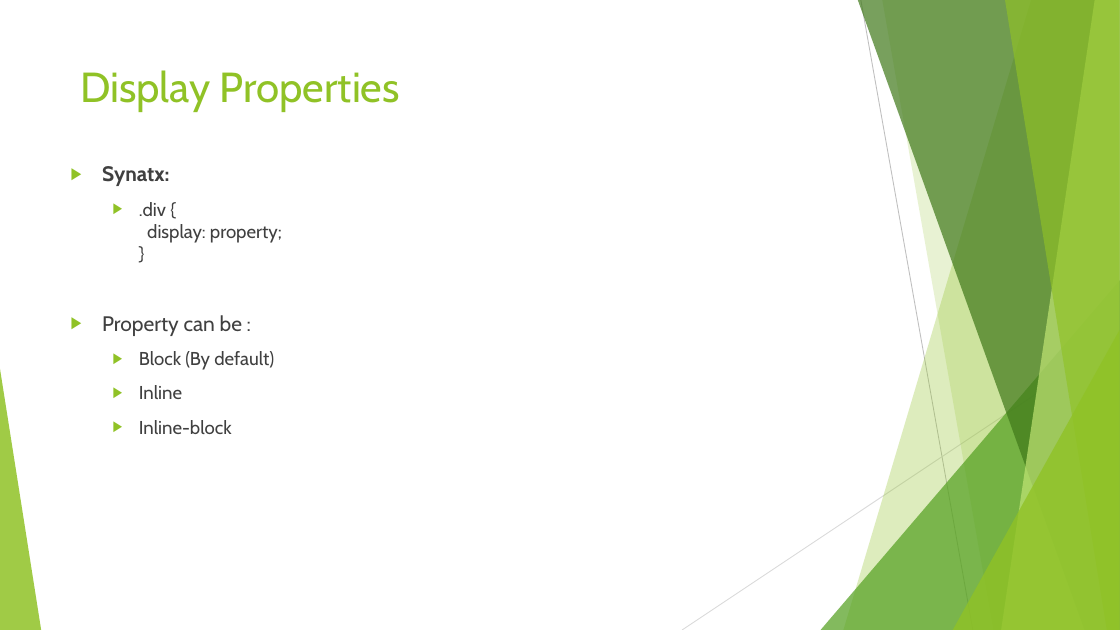
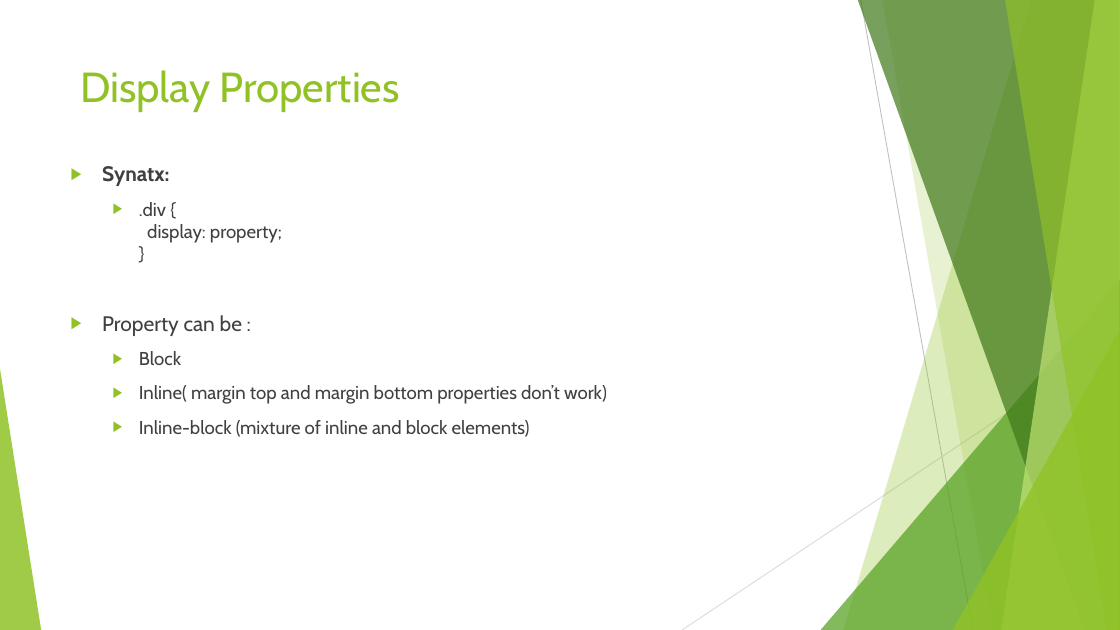
Before and after one commit to Amritpal2001/Day2_CSS, a slide deck: slide 4 of css.pptx. Drawn at 1120x630 pixels with LibreOffice and Linux fonts; fonts in the diff are those of the drawing. Boxes give left, top, right and bottom in pixels: in the first picture for what was removed or moved away, otherwise in the second. Text is boxed around its words. In the diff, an @@ line names an element or a change of style, - is before the commit and + after.

```diff
--- a/css.pptx
+++ b/css.pptx
@@ text at [139, 351, 607, 437]: text changed @@
-  ▶ Block (By default)
-  ▶ Inline
-  ▶ Inline-block
+  ▶ Block
+  ▶ Inline( margin top and margin bottom properties don’t work)
+  ▶ Inline-block (mixture of inline and block elements)
```
Also in this commit, not shown: 3 other slides changed, 8 other files.
